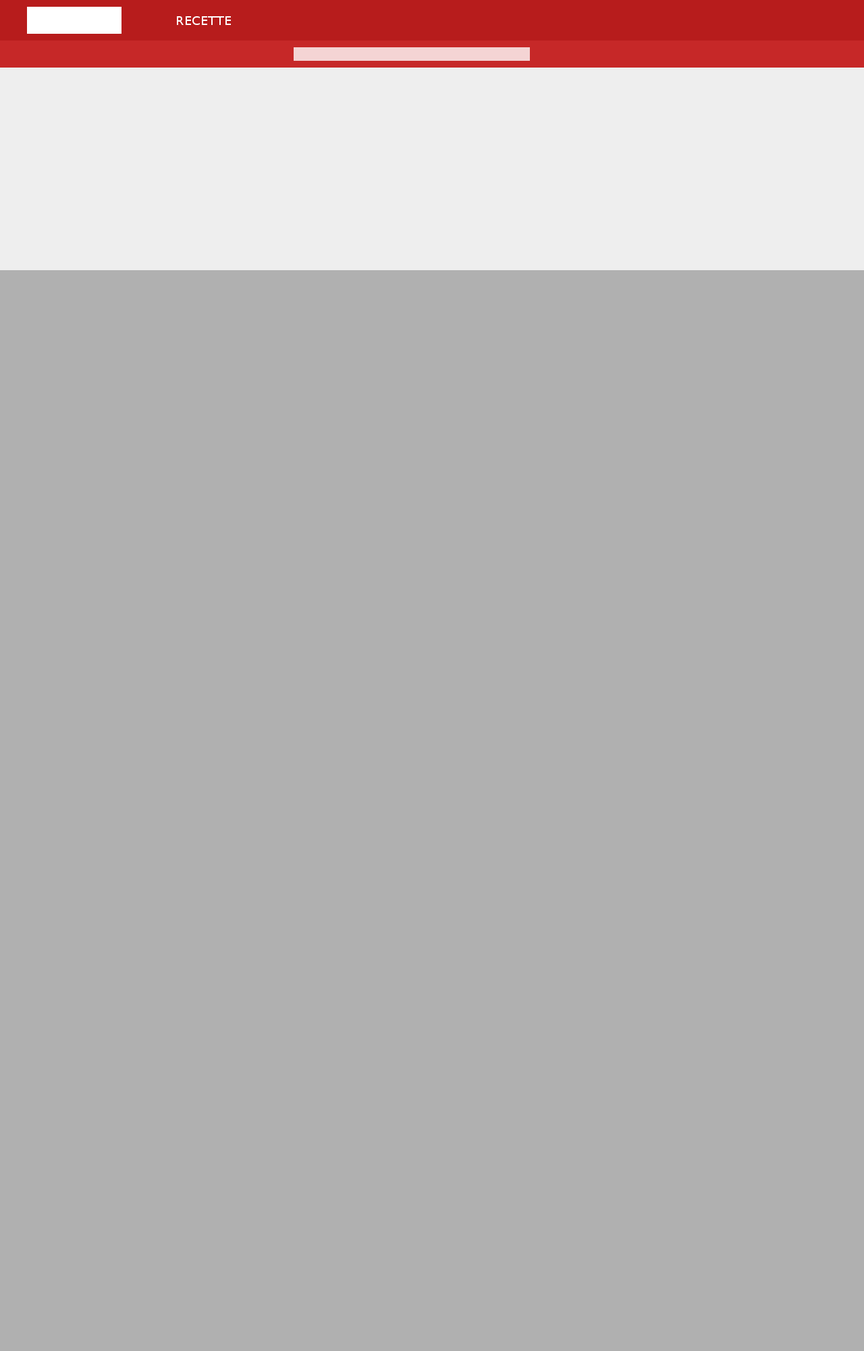
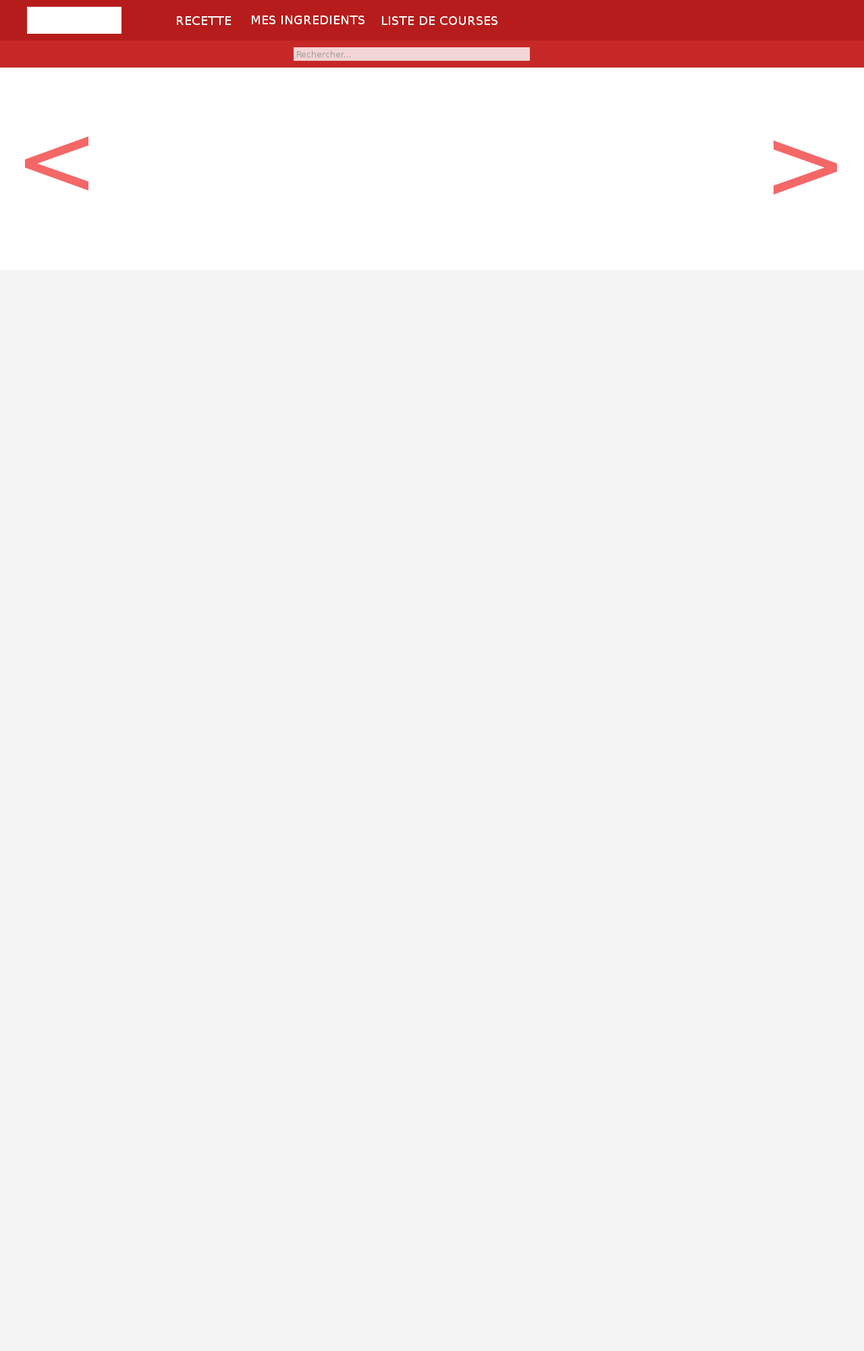
Revision of a layered 864 x 1351 image; what changed, layer by layer:
added layer "MES INGREDIENTS #1" in group "Header" over [382, 16, 498, 25]
added layer "MES INGREDIENTS" in group "Header" over [251, 15, 365, 25]
added layer "Rechercher..." in group "Barre de recherche" over [297, 50, 351, 58]
added layer "<" in group "Slider" over [24, 136, 89, 191]
added layer ">" in group "Slider" over [773, 140, 838, 195]
painted on "Fond Slider" over [0, 67, 864, 271]
painted on "Arrière-plan" over [0, 15, 864, 1351]
